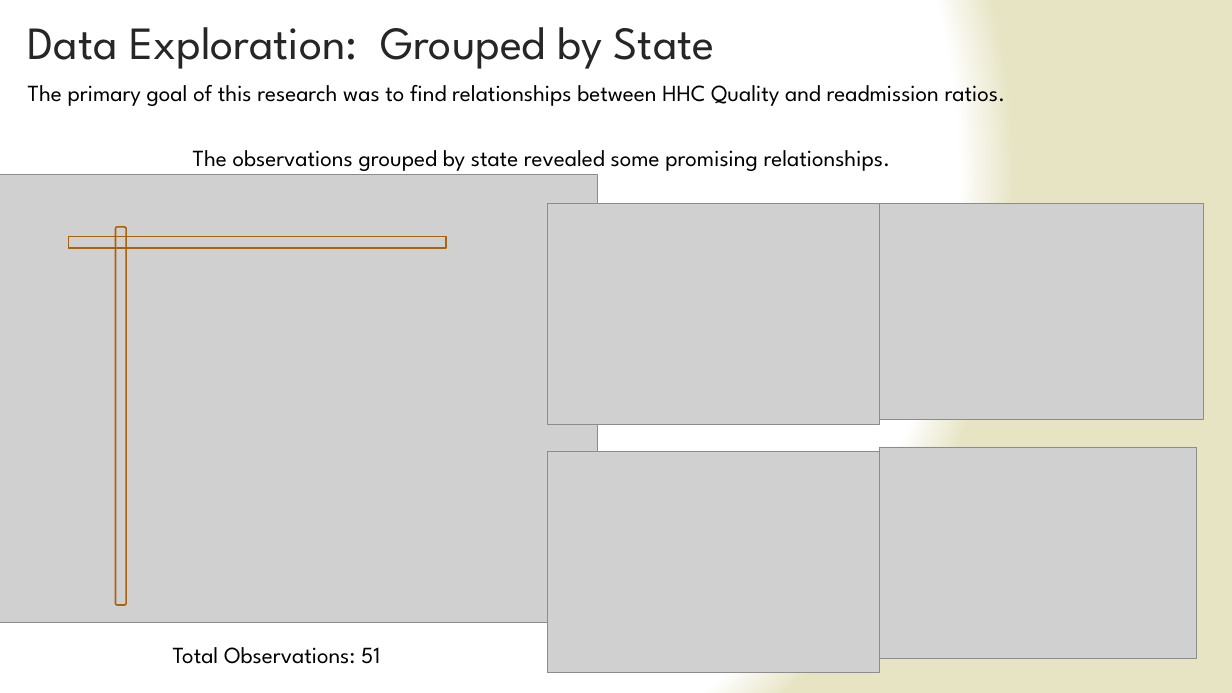
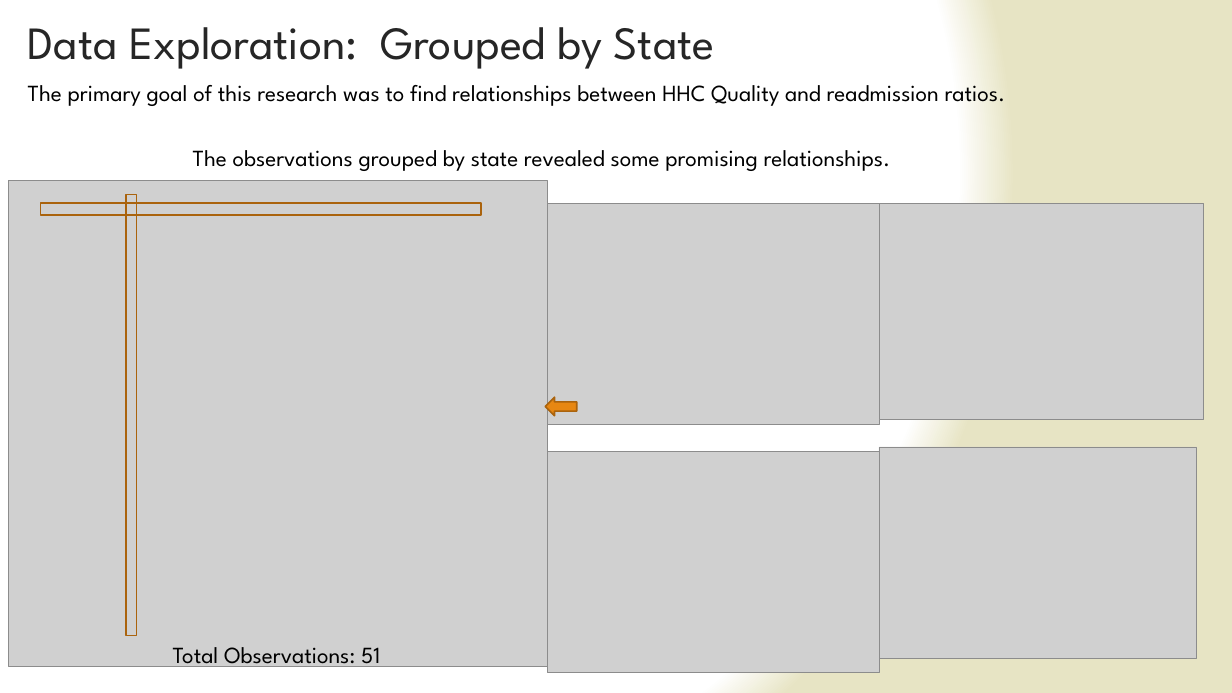
Before and after one commit to jsking751/Capstone_1, a slide deck: slide 6 of Capstone_1_Slide_Deck.pptx. Drawn at 1232x693 pixels with LibreOffice and Linux fonts; fonts in the diff are those of the drawing; grey boxes stand for pictures. Boxes give left, top, right and bottom in pixels: in the first picture for what was removed or moved away, otherwise in the second. Text is boxed around its words. In the diff, an @@ line names an element or a change of style, - is before the commit and + after.

```diff
--- a/Capstone_1_Slide_Deck.pptx
+++ b/Capstone_1_Slide_Deck.pptx
@@ picture: place and size @@
-picture at box(0, 175, 598, 623)
+picture at box(8, 181, 547, 667)
@@ rectangle: place and size @@
-rectangle at box(68, 237, 446, 249)
+rectangle at box(41, 203, 482, 215)
@@ rectangle: place and size @@
-rectangle at box(116, 227, 126, 605)
+rectangle at box(126, 194, 137, 635)
@@ rectangle at box(126, 194, 137, 635): rounded rectangle to rectangle @@
@@ right arrow added at box(545, 397, 577, 416), fill #E78712, outline #AB640D 1.25 pt @@
```
Also in this commit, not shown: 9 other slides changed.
